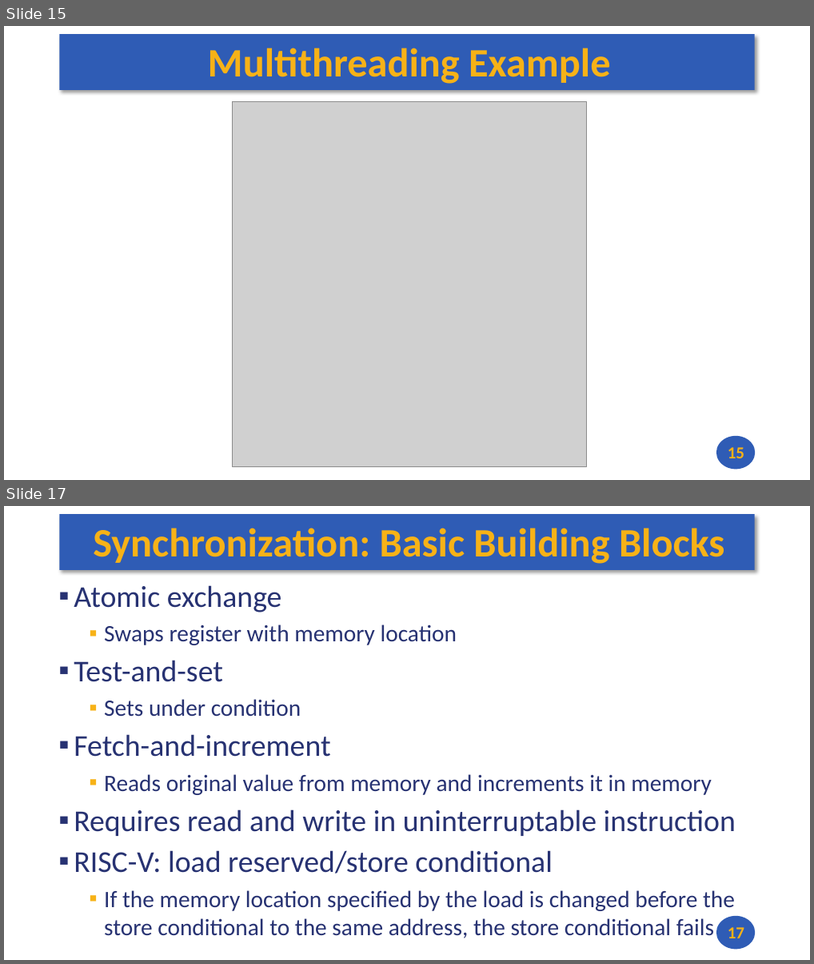
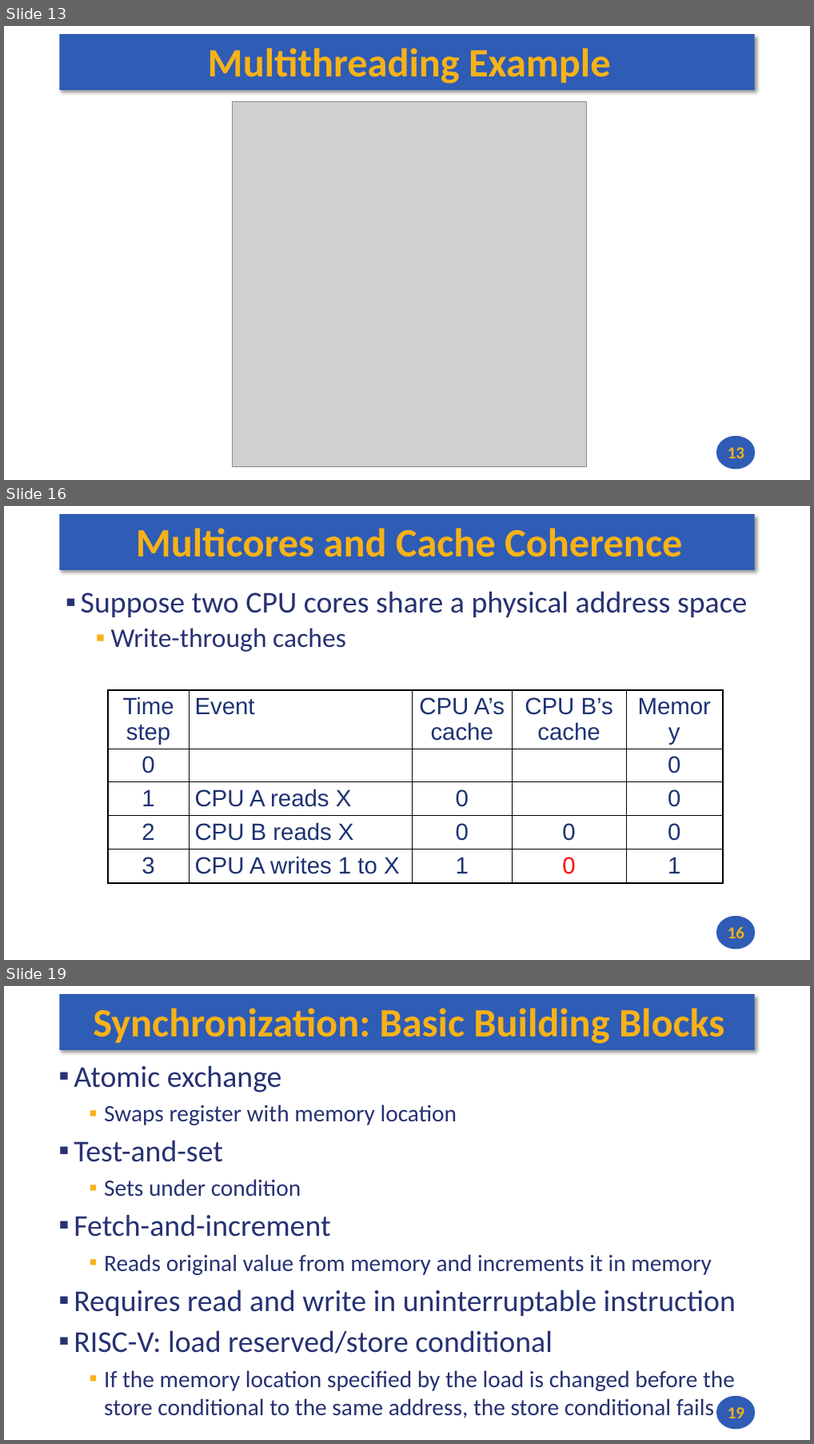
Before and after one commit to andrewt0301/hse-acos-course, a slide deck: docs/part1ca/14_TLP/CA_Lecture_14.pptx. Shown one above the other, each under a label of ours: slides 15 and 17 before the commit, slides 13, 16 and 19 after it; the slides between them are not shown. The pictures are 814x964 and 814x1444 pixels, drawn with LibreOffice and Linux fonts; fonts in the diff are those of the drawing; grey boxes stand for pictures. Boxes give left, top, right and bottom in pixels: in the first picture for what was removed or moved away, otherwise in the second. Text is boxed around its words. In the diff, an @@ line names an element or a change of style, - is before the commit and + after.

```diff
--- a/docs/part1ca/14_TLP/CA_Lecture_14.pptx
+++ b/docs/part1ca/14_TLP/CA_Lecture_14.pptx
@@ slide 16 added at (4,506,810,960), background #FFFFFF; not listed: 2 template elements that a slide beside it also shows @@
@@ title added at (136,528,682,557), 48 pt, text #F7B217, bold @@
+Multicores and Cache Coherence
@@ text added at (81,591,747,652), 36 pt, text #273272 @@
+▪ Suppose two CPU cores share a physical address space
+  ▪ Write-through caches
@@ table added at (108,690,722,889), 5 rows, 5 columns @@
+Time step | Event | CPU A’s cache | CPU B’s cache | Memory
+0 |  |  |  | 0
+1 | CPU A reads X | 0 |  | 0
+2 | CPU B reads X | 0 | 0 | 0
+3 | CPU A writes 1 to X | 1 | 0 | 1
@@ page number added at (728,926,745,938), 20 pt, text #F7B217, bold @@
+16
@@ what was slide 15 is now slide 13 @@
@@ page number at (728,447,745,458): text changed @@
-15
+13
@@ what was slide 17 is now slide 19 @@
@@ page number at (728,1407,745,1418): text changed @@
-17
+19
```
Also in this commit, not shown: 12 slides changed, 2 other slides added, 2 other files.
